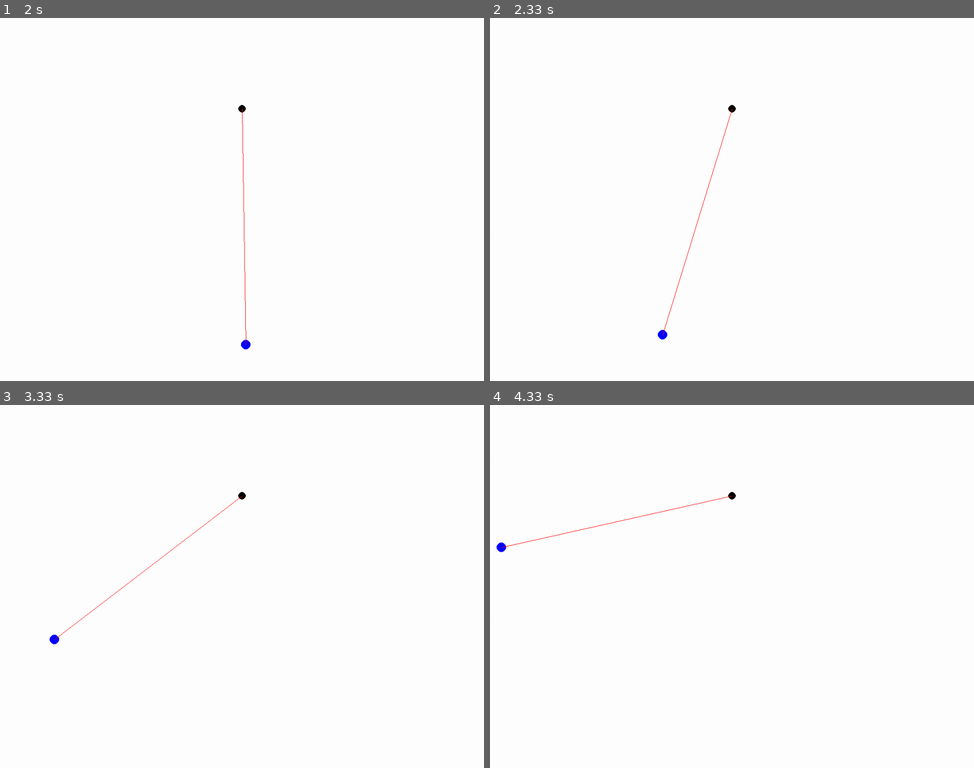
Above: before the commit, frames 1-4 (two rows, left to right).
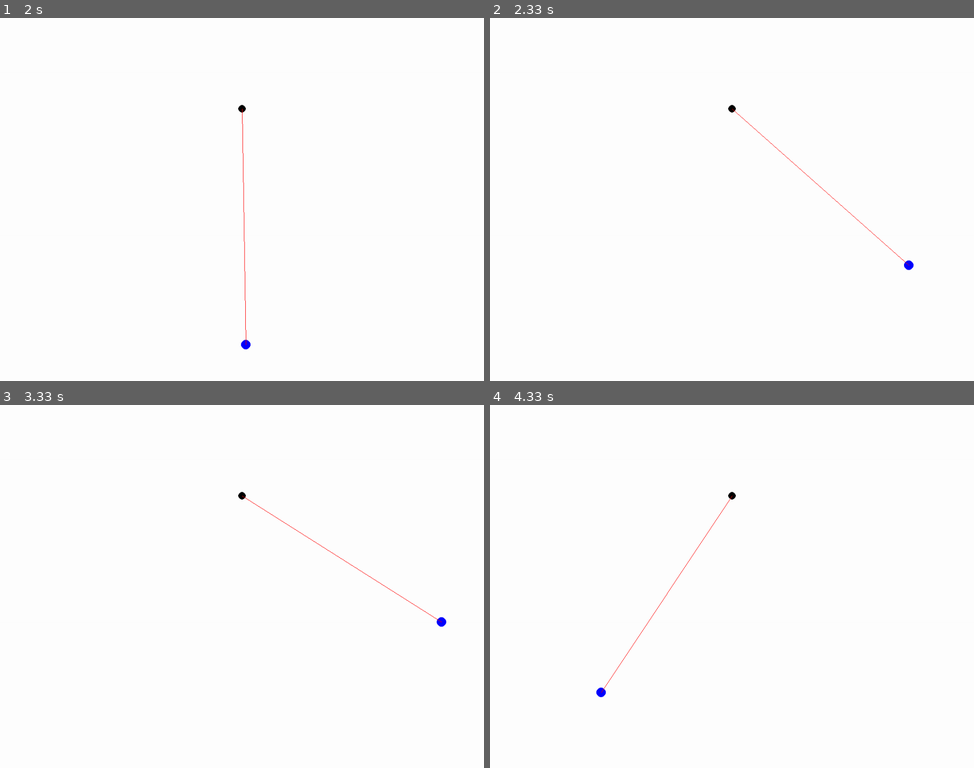
Above: after the commit, the same moments.

Repository: kdm1jkm/pendulum_simulator
Game: pygame game, started from simple_pendulum.py
Same seed, same stepped clock (60 frames per second), same inputs: the game is played once before the commit and once after it.
Inputs:
- Up to frame 1 (2 s): type "1 (at the terminal prompt)" at 0 s; type "1 (at the terminal prompt)" at 0 s; type "1 (at the terminal prompt)" at 0 s; type "1 (at the terminal prompt)" at 0 s; type "1 (at the terminal prompt)" at 0 s; type "1 (at the terminal prompt)" at 0 s
- Up to frame 2 (2.33 s): no input
- Up to frame 3 (3.33 s): no input
- Up to frame 4 (4.33 s): no input

Frame 1 is identical in both runs. In frame 2, 0.3% of the frame differs, in the area x 34-88%, y 25-89%; in frame 3, 0.3%; in frame 4, 0.3%, in the area x 1-50%, y 24-81%.

Commit message:
Fix error related with radians

Diff:
--- a/simple_pendulum.py
+++ b/simple_pendulum.py
@@ -42,7 +42,7 @@
 
     def get_input(self) -> None:
         self.length = float(input("length>>"))
-        self.theta = float(input("theta>>"))
+        self.theta = math.radians(float(input("theta>>")))
         self.theta_dot = float(input("theta dot>>"))
         self.dt = float(input("dt>>"))
         self.radius = float(input("radius>>"))
@@ -61,10 +61,7 @@
 
     def step(self):
         mu = 6 * math.pi * self.viscosity * self.radius
-        double_dot_theta = (
-                -G / self.length * math.sin(math.radians(self.theta))
-                - mu * self.theta_dot * self.dt
-        )
+        double_dot_theta = -G / self.length * math.sin(self.theta) - mu * self.theta_dot * self.dt
         self.theta_dot += double_dot_theta * self.dt
         self.theta += self.theta_dot * self.dt
 
@@ -82,8 +79,7 @@
                 if event.type == pygame.QUIT:
                     sys.exit()
 
-            coord = offset[0] + 500 * math.sin(math.radians(self.theta)), offset[1] + 500 * math.cos(
-                math.radians(self.theta))
+            coord = offset[0] + 500 * math.sin(self.theta), offset[1] + 500 * math.cos(self.theta)
 
             screen.fill(WHITE)
             pygame.draw.circle(screen, BLACK, offset, 8)
